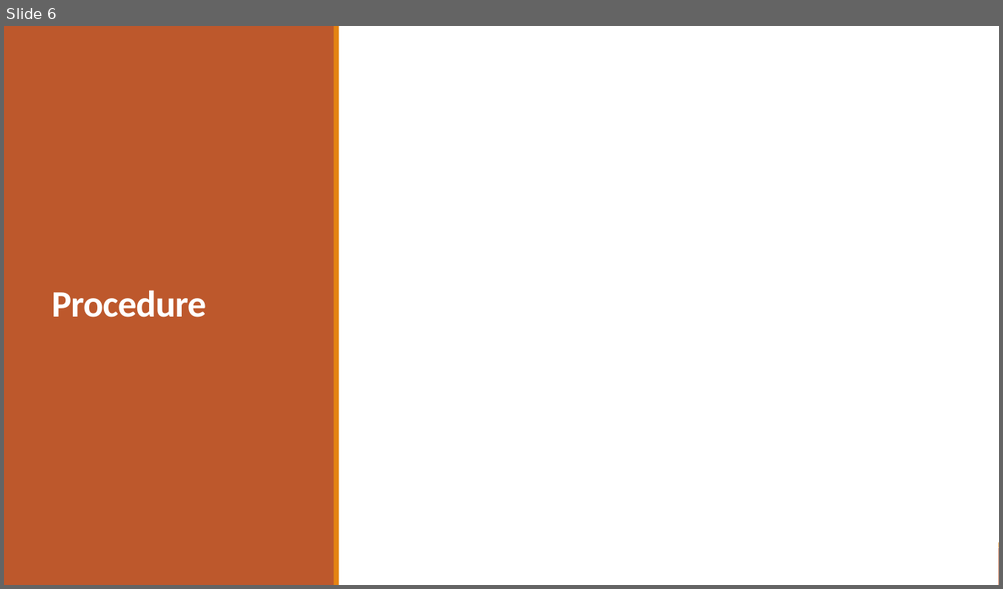
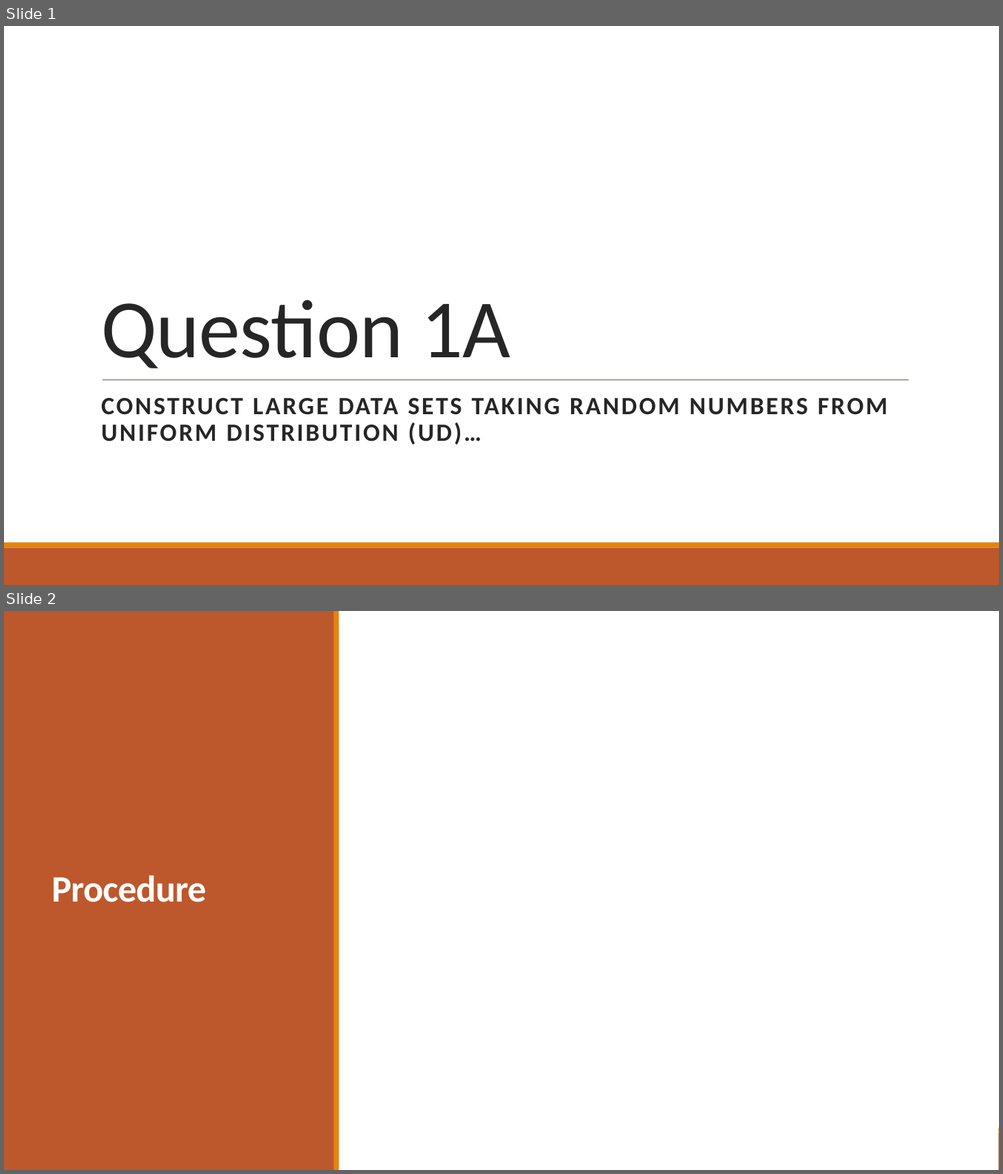
Before and after one commit to ayndp657/ALGORITHMLAB, a slide deck: Assignment 1/Assignment Presentation.pptx. Shown one above the other, each under a label of ours: slide 6 before the commit, slides 1 and 2 after it. The pictures are 1003x589 and 1003x1174 pixels, drawn with LibreOffice and Linux fonts; fonts in the diff are those of the drawing; grey boxes stand for pictures; background and template pictures are left out. Boxes give left, top, right and bottom in pixels: in the first picture for what was removed or moved away, otherwise in the second. Text is boxed around its words. In the diff, an @@ line names an element or a change of style, - is before the commit and + after.

```diff
--- a/Assignment 1/Assignment Presentation.pptx
+++ b/Assignment 1/Assignment Presentation.pptx
@@ slide 1 added at (4,26,999,585), background picture (left out) @@
@@ title added at (101,300,510,369), 80 pt, text #262626 @@
+Question 1A
@@ line added from (102, 380) to (908, 380), #808080 0.5 pt @@
@@ line added from (102, 380) to (908, 380), #637052 0.5 pt @@
@@ subtitle added at (101,398,888,445), 24 pt, text #262626, bold @@
+CONSTRUCT LARGE DATA SETS TAKING RANDOM NUMBERS FROM UNIFORM DISTRIBUTION (UD)…
@@ rectangle added at (4,543,999,548), fill #E48312 @@
@@ rectangle added at (4,548,999,585), fill #BD582C @@
@@ what was slide 6 is now slide 2 @@
```
Also in this commit, not shown: 1 slide changed, 15 other slides added, 5 other files.
